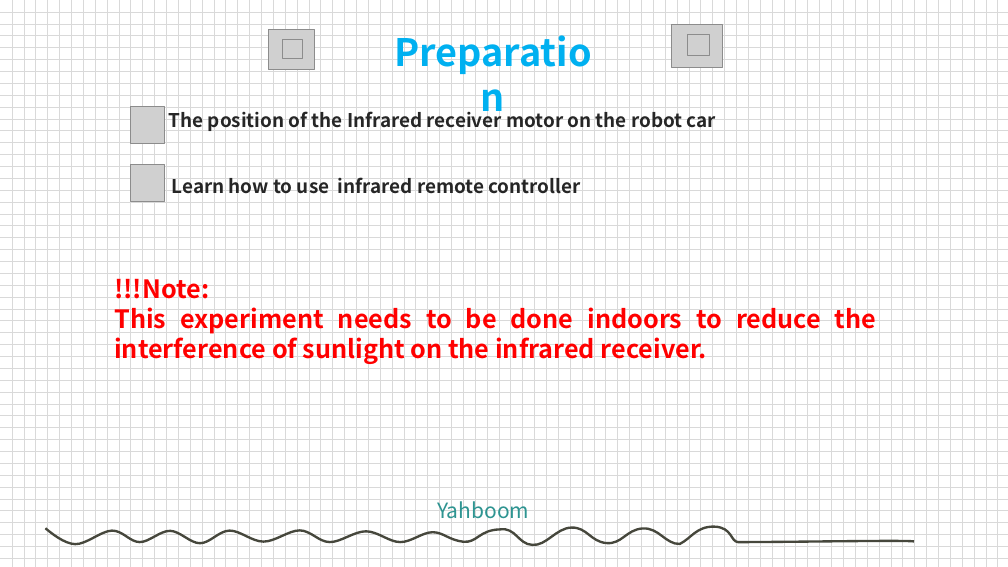
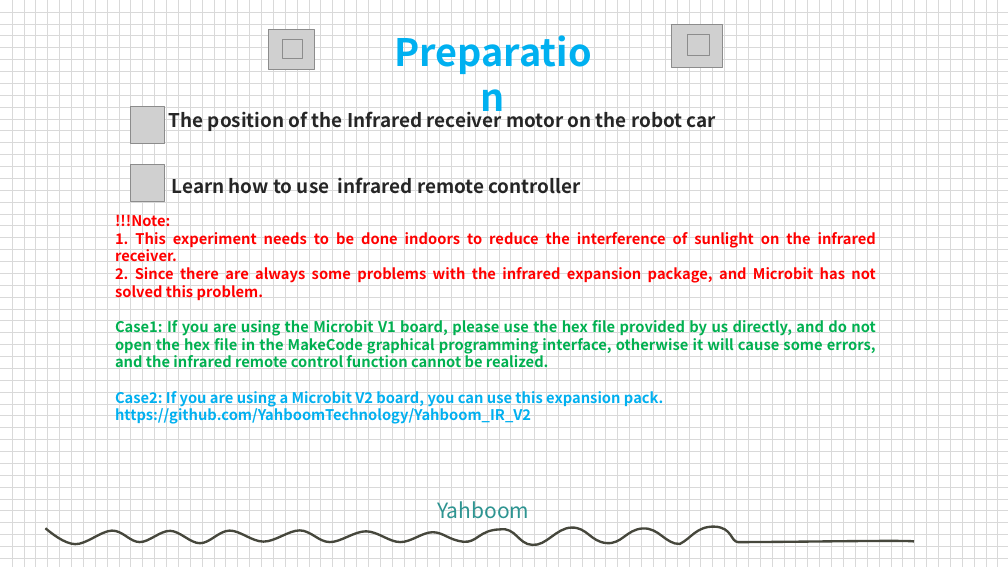
Before and after one commit to YahboomTechnology/Tiny-bit, a slide deck: slide 3 of 07.Interacting with Tiny bit/1.IR Control/V2/IR ControlV2.pptx. Drawn at 1008x567 pixels with LibreOffice and Linux fonts; fonts in the diff are those of the drawing; grey boxes stand for pictures; background and template pictures are left out. Boxes give left, top, right and bottom in pixels: in the first picture for what was removed or moved away, otherwise in the second. Text is boxed around its words. In the diff, an @@ line names an element or a change of style, - is before the commit and + after.

```diff
--- a/07.Interacting with Tiny bit/1.IR Control/V2/IR ControlV2.pptx
+++ b/07.Interacting with Tiny bit/1.IR Control/V2/IR ControlV2.pptx
@@ text "!!!Note:" moved from (x1=114, y1=278, x2=876, y2=364) to (x1=115, y1=214, x2=876, y2=424) @@
@@ text at (x1=115, y1=232, x2=876, y2=424): text changed; size 24 to 14 pt; text colour #FF0000 to #00B050 @@
-This experiment needs to be done indoors to reduce the interference of sunlight on the infrared receiver.
+1. This experiment needs to be done indoors to reduce the interference of sunlight on the infrared receiver.
+2. Since there are always some problems with the infrared expansion package, and Microbit has not solved this problem.
+Case1: If you are using the Microbit V1 board, please use the hex file provided by us directly, and do not open the hex file in the MakeCode graphical programming interface, otherwise it will cause some errors, and the infrared remote control function cannot be realized.
+Case2: If you are using a Microbit V2 board, you can use this expansion pack. https://github.com/YahboomTechnology/Yahboom_IR_V2
@@ text at (x1=115, y1=214, x2=170, y2=227): size 24 to 14 pt in "!!!Note:" @@
```
Also in this commit, not shown: 1 other slide changed.
